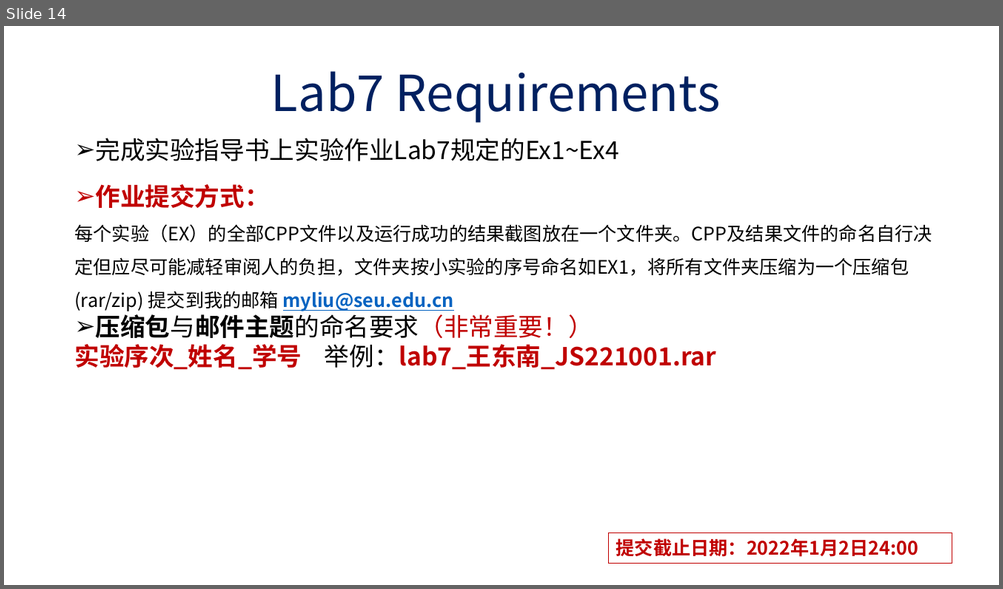
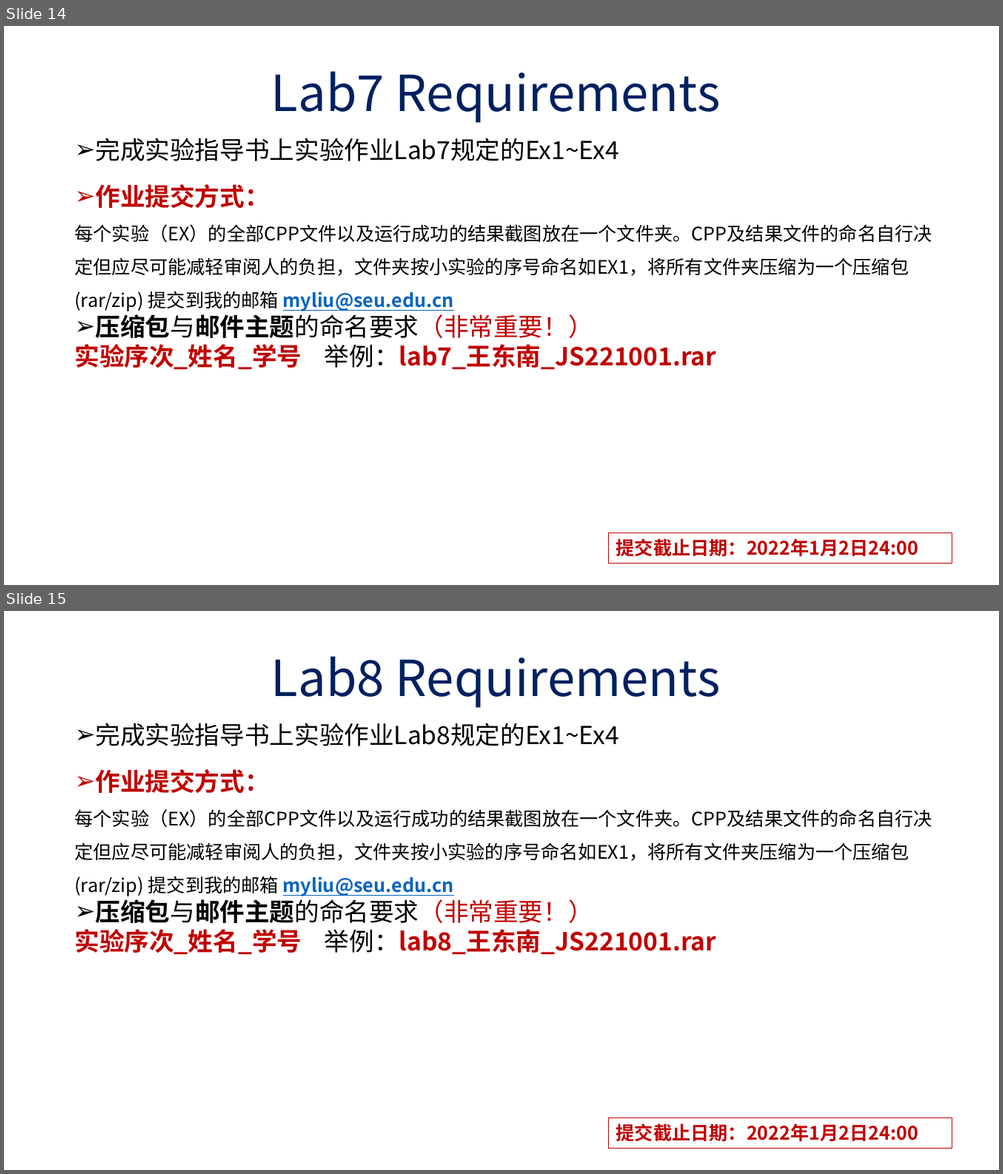
Before and after one commit to liu-mengyang/cppTA-2021fall, a slide deck: labs requirements.pptx. Shown one above the other, each under a label of ours: slide 14 before the commit, slides 14 and 15 after it. The pictures are 1003x589 and 1003x1174 pixels, drawn with LibreOffice and Linux fonts; fonts in the diff are those of the drawing. Boxes give left, top, right and bottom in pixels: in the first picture for what was removed or moved away, otherwise in the second. Text is boxed around its words. In the diff, an @@ line names an element or a change of style, - is before the commit and + after.

```diff
--- a/labs requirements.pptx
+++ b/labs requirements.pptx
@@ slide 15 added at (4,611,999,1170), background #FFFFFF @@
@@ text added at (271,656,720,708), 48 pt, text #002060 @@
+Lab8 Requirements
@@ text added at (96,723,619,746), 24 pt, text #000000 @@
+➢ 完成实验指导书上实验作业Lab8规定的Ex1~Ex4
@@ text added at (74,769,931,955), 18 pt, text #000000 @@
+➢ 作业提交方式：
+  每个实验（EX）的全部CPP文件以及运行成功的结果截图放在一个文件夹。CPP及结果文件的命名自行决定但应尽可能减轻审阅人的负担，文件夹按小实验的序号命名如EX1，将所有文件夹压缩为一个压缩包 (rar/zip) 提交到我的邮箱 myliu@seu.edu.cn
+➢ 压缩包与邮件主题的命名要求（非常重要！）
+实验序次_姓名_学号 举例：lab8_王东南_JS221001.rar
@@ rectangle added at (609,1119,952,1148), outline #C00000 0.75 pt, 18 pt, text #C00000, bold @@
+提交截止日期：2022年1月2日24:00
```
Also in this commit, not shown: 1 other slide added, 4 other files.
